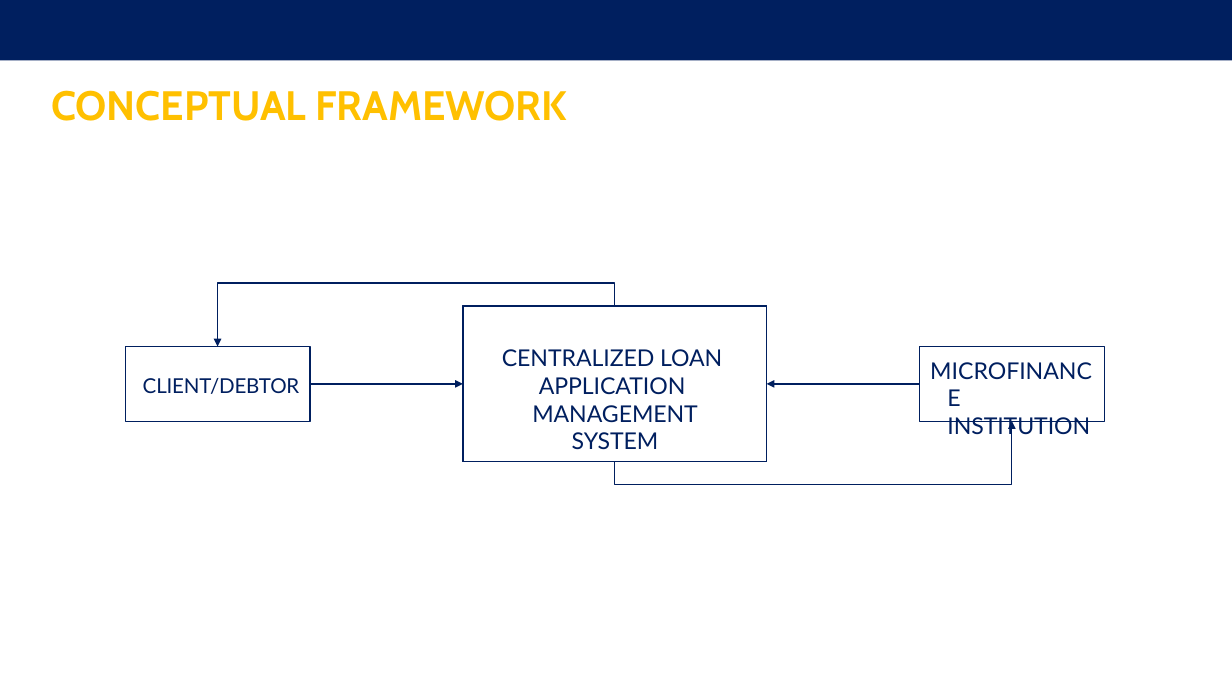
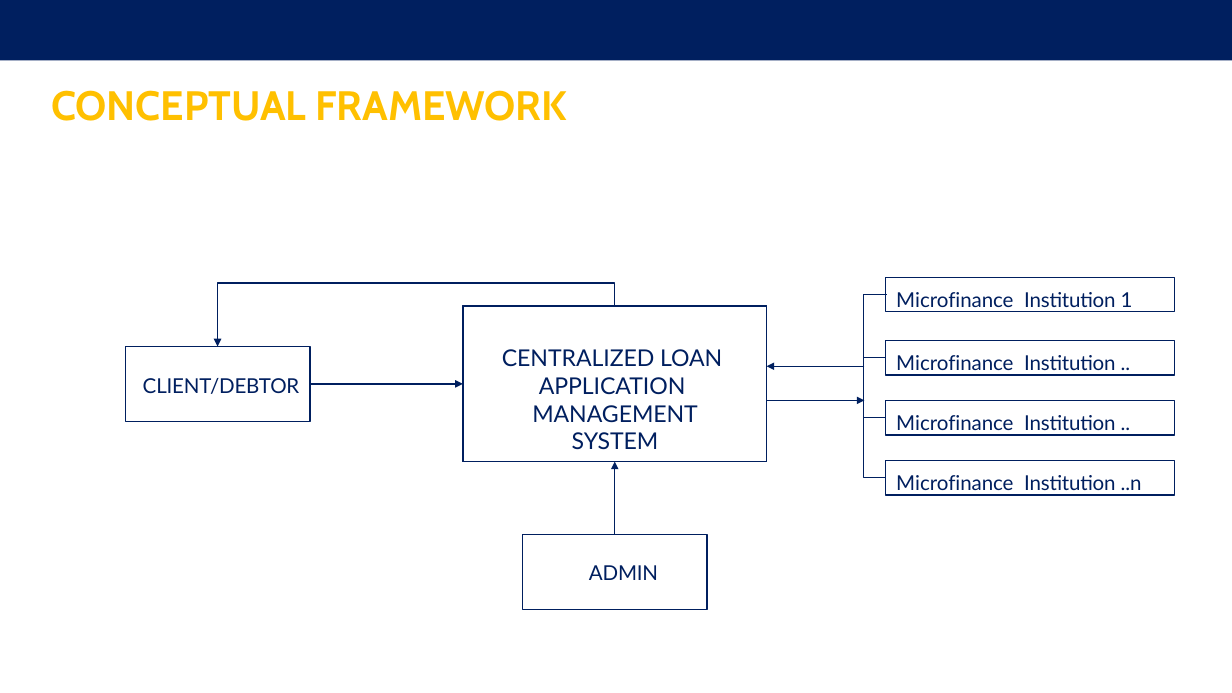
Before and after one commit to 6upe/amastata-server, a slide deck: slide 12 of documentation/Amastata - Project Proposal.pptx. Drawn at 1232x693 pixels with LibreOffice and Linux fonts; fonts in the diff are those of the drawing; background and template pictures are left out. Boxes give left, top, right and bottom in pixels: in the first picture for what was removed or moved away, otherwise in the second. Text is boxed around its words. In the diff, an @@ line names an element or a change of style, - is before the commit and + after.

```diff
--- a/documentation/Amastata - Project Proposal.pptx
+++ b/documentation/Amastata - Project Proposal.pptx
@@ elbow line added from (887, 295) to (885, 478), #002060 0.75 pt @@
@@ rectangle "Microfinance Institution 1": place and size @@
-rectangle "Microfinance Institution 1" at (920,347,1104,421)
+rectangle "Microfinance Institution 1" at (885,277,1175,311)
@@ text in rectangle at (896,292,1133,312): text changed; size 18 to 16 pt @@
-MICROFINANCE INSTITUTION
+Microfinance Institution 1
@@ line added from (885, 358) to (865, 358), #002060 0.75 pt @@
@@ rectangle added at (885,341,1175,375), outline #001F5F 1 pt, 16 pt, text #001F5F @@
+Microfinance Institution ..
@@ arrow added from (865, 366) to (767, 366), #002060 0.75 pt @@
@@ arrow added from (767, 400) to (865, 400), #002060 0.75 pt @@
@@ line added from (885, 418) to (865, 418), #002060 0.75 pt @@
@@ rectangle added at (885,401,1175,435), outline #001F5F 1 pt, 16 pt, text #001F5F @@
+Microfinance Institution ..
@@ group removed at (615,380,1016,485): 4 freeform shapes @@
@@ arrow added from (615, 534) to (615, 462), #002060 0.75 pt @@
@@ rectangle added at (885,461,1175,495), outline #001F5F 1 pt, 16 pt, text #001F5F @@
+Microfinance Institution ..n
@@ rectangle added at (522,534,707,609), outline #001F5F 1 pt, 16 pt, text #001F5F @@
+ADMIN
```
Also in this commit, not shown: 1 other slide changed, 8 other files.
